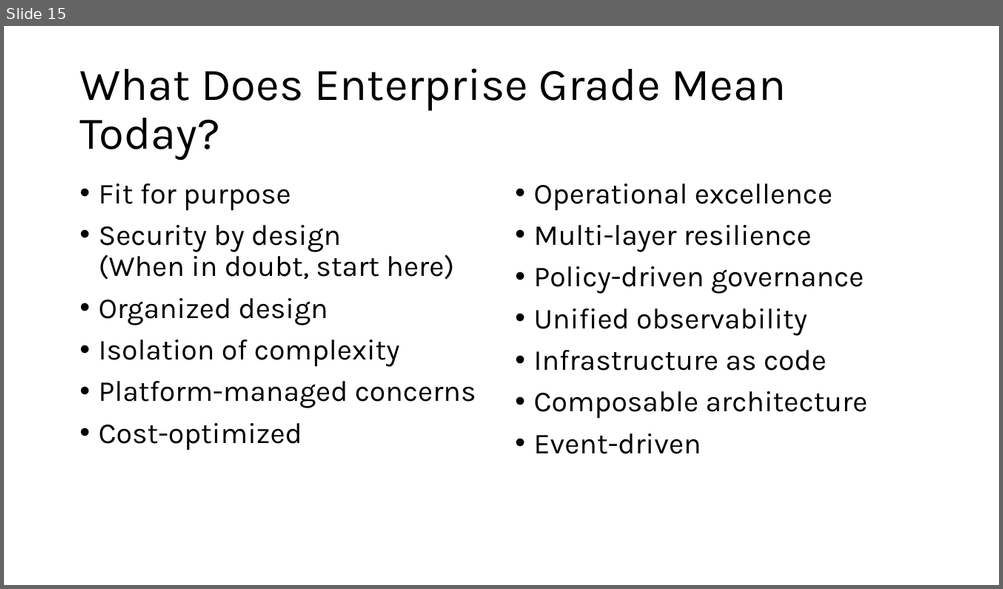
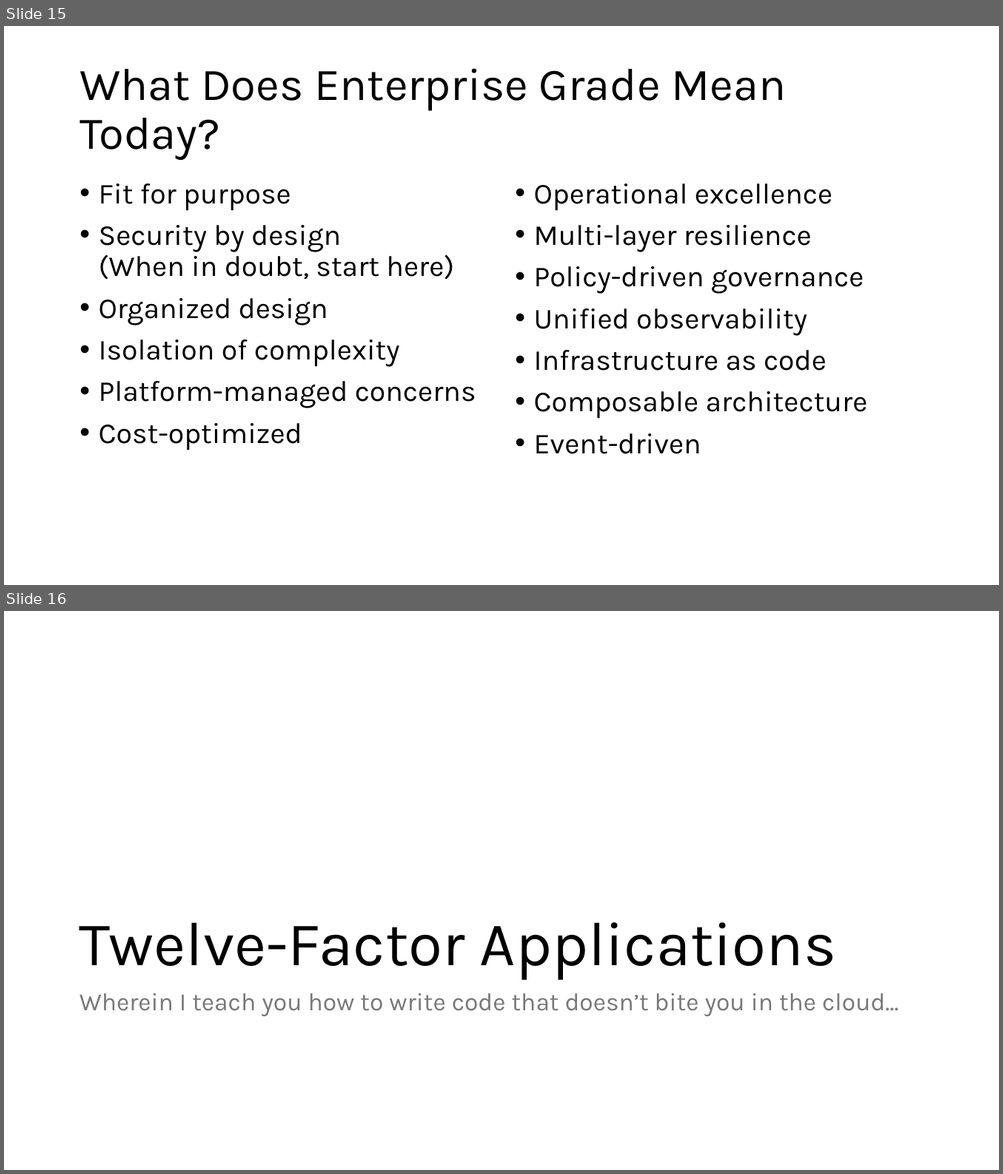
Before and after one commit to ericburcham/cloud-patterns-and-practices, a slide deck: Presentation.pptx. Shown one above the other, each under a label of ours: slide 15 before the commit, slides 15 and 16 after it. The pictures are 1003x589 and 1003x1174 pixels, drawn with LibreOffice and Linux fonts; fonts in the diff are those of the drawing. Boxes give left, top, right and bottom in pixels: in the first picture for what was removed or moved away, otherwise in the second. Text is boxed around its words. In the diff, an @@ line names an element or a change of style, - is before the commit and + after.

Commit message:
add 12-factor application slides

```diff
--- a/Presentation.pptx
+++ b/Presentation.pptx
@@ slide 16 added at (4,611,999,1170), background #FFFFFF @@
@@ title added at (79,923,836,980), 60 pt, text #000000 @@
+Twelve-Factor Applications
@@ text added at (79,994,899,1017), 24 pt, text #797979 @@
+Wherein I teach you how to write code that doesn’t bite you in the cloud…
```
Also in this commit, not shown: 1 slide changed, 31 other slides added.
